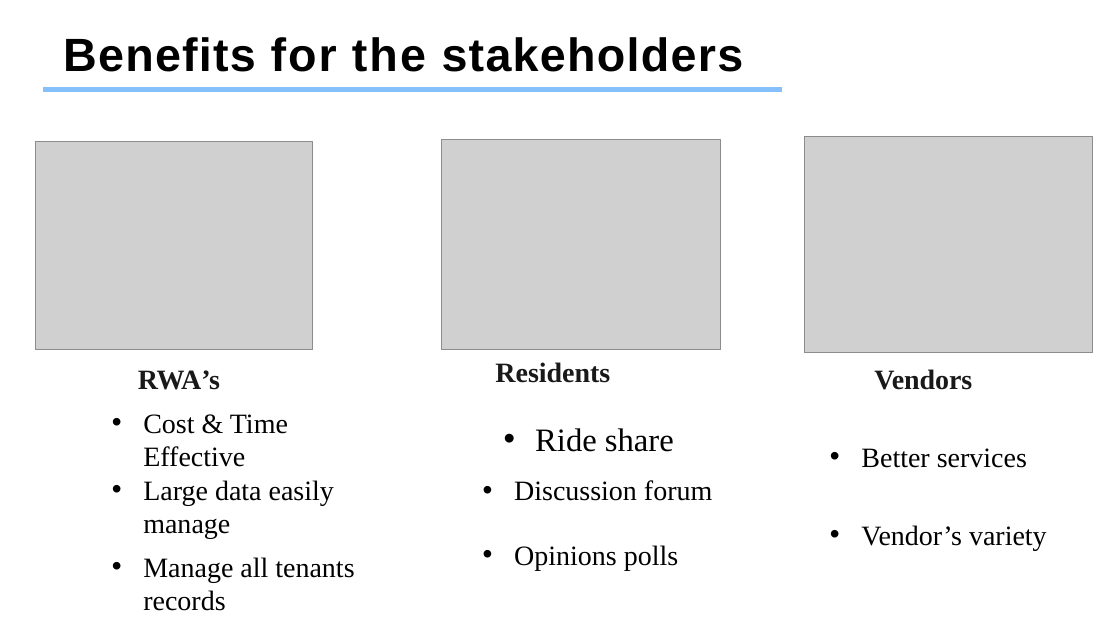
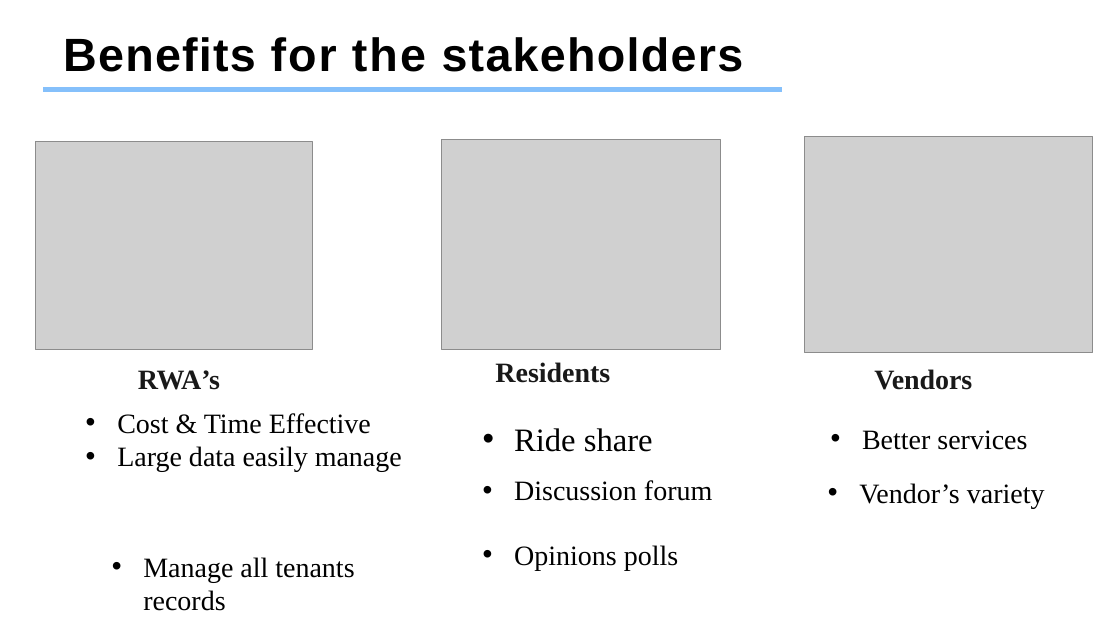
Before and after one commit to Anvisys/Documents, a slide deck: slide 15 of Nestin presentation.pptx. Drawn at 1120x630 pixels with LibreOffice and Linux fonts; fonts in the diff are those of the drawing; grey boxes stand for pictures. Boxes give left, top, right and bottom in pixels: in the first picture for what was removed or moved away, otherwise in the second. Text is boxed around its words. In the diff, an @@ line names an element or a change of style, - is before the commit and + after.

```diff
--- a/Nestin presentation.pptx
+++ b/Nestin presentation.pptx
@@ text "Cost & Time Effective" rewrapped from <box>143,414,334,539</box> to <box>117,413,402,472</box> @@
@@ text "Ride share": place and size @@
-text "Ride share" at <box>535,428,674,452</box>
+text "Ride share" at <box>514,428,653,452</box>
@@ text "Better services": place and size @@
-text "Better services" at <box>861,448,1027,468</box>
+text "Better services" at <box>862,430,1027,450</box>
@@ text "Vendor’s variety": place and size @@
-text "Vendor’s variety" at <box>861,525,1047,551</box>
+text "Vendor’s variety" at <box>859,483,1045,509</box>
```
Also in this commit, not shown: 11 other slides changed, 1 slide added, 1 slide removed.
